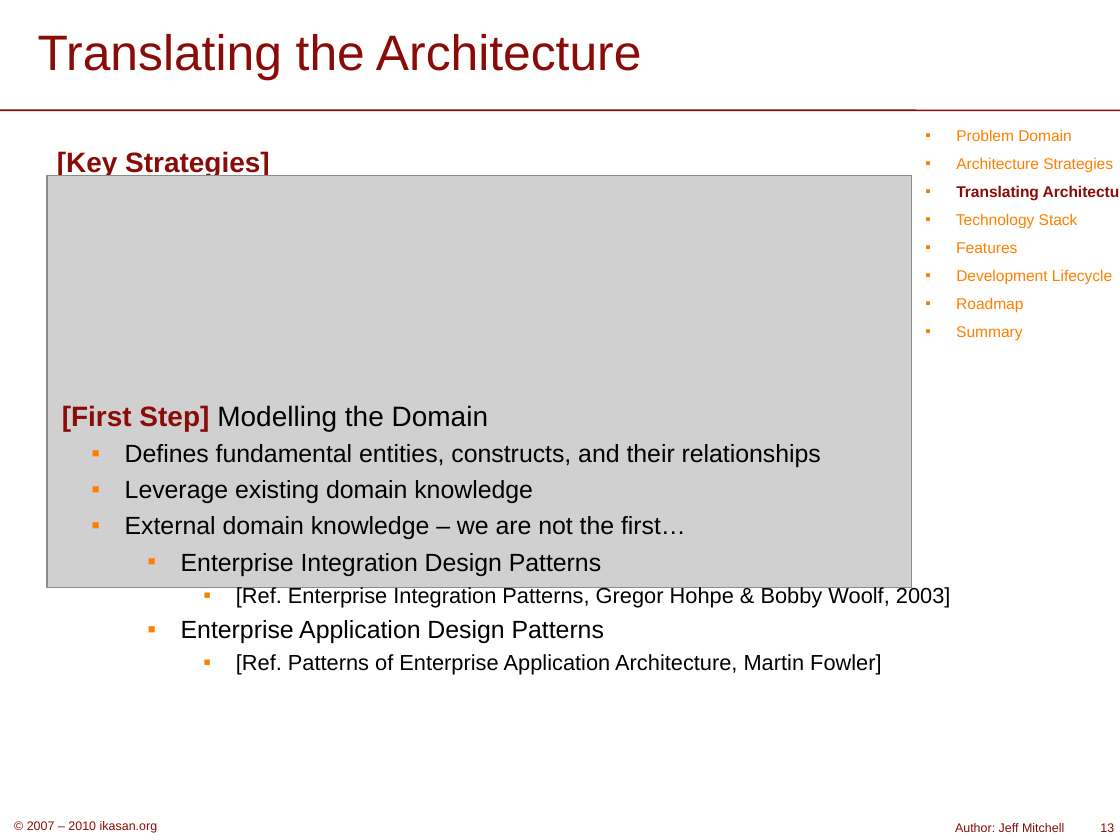
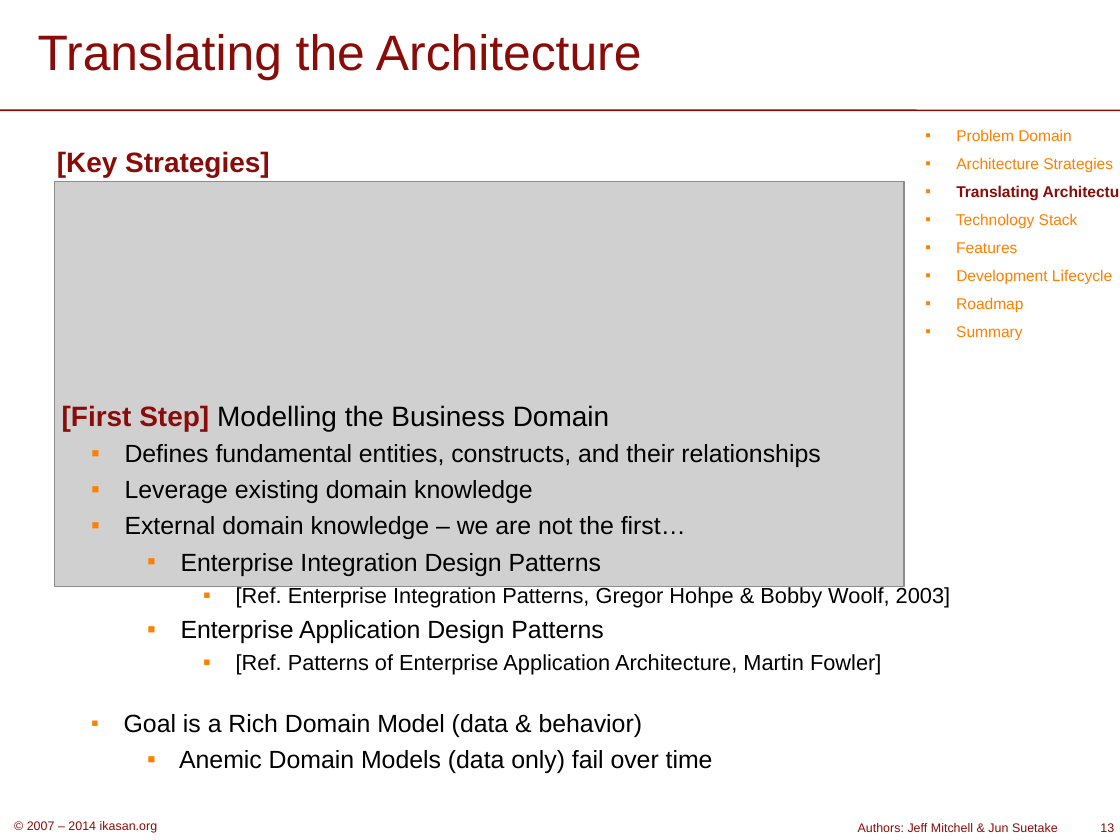
Before and after one commit to ikasanEIP/ikasan, a slide deck: slide 13 of website/org/publications/IkasanOverview.ppt. Drawn at 1120x840 pixels with LibreOffice and Linux fonts; fonts in the diff are those of the drawing; grey boxes stand for pictures; background and template pictures are left out. Boxes give left, top, right and bottom in pixels: in the first picture for what was removed or moved away, otherwise in the second. Text is boxed around its words. In the diff, an @@ line names an element or a change of style, - is before the commit and + after.

Commit message:
IKASAN-711 - website docs update

```diff
--- a/website/org/publications/IkasanOverview.ppt
+++ b/website/org/publications/IkasanOverview.ppt
@@ picture: place and size @@
-picture at box(47, 176, 912, 588)
+picture at box(55, 181, 905, 587)
@@ text at box(62, 405, 609, 431): text changed @@
-[First Step] Modelling the Domain
+[First Step] Modelling the Business Domain
@@ text at box(124, 714, 713, 773): paragraphs added @@
+  ▪ Goal is a Rich Domain Model (data & behavior)
+    ▪ Anemic Domain Models (data only) fail over time
@@ text at box(27, 821, 158, 833): text changed @@
-© 2007 – 2010 ikasan.org
+© 2007 – 2014 ikasan.org
@@ text at box(858, 823, 1058, 832): text changed @@
-Author: Jeff Mitchell
+Authors: Jeff Mitchell & Jun Suetake
```
Also in this commit, not shown: 35 other slides changed, 5 slides added, 1 slide removed, 1 other file.
